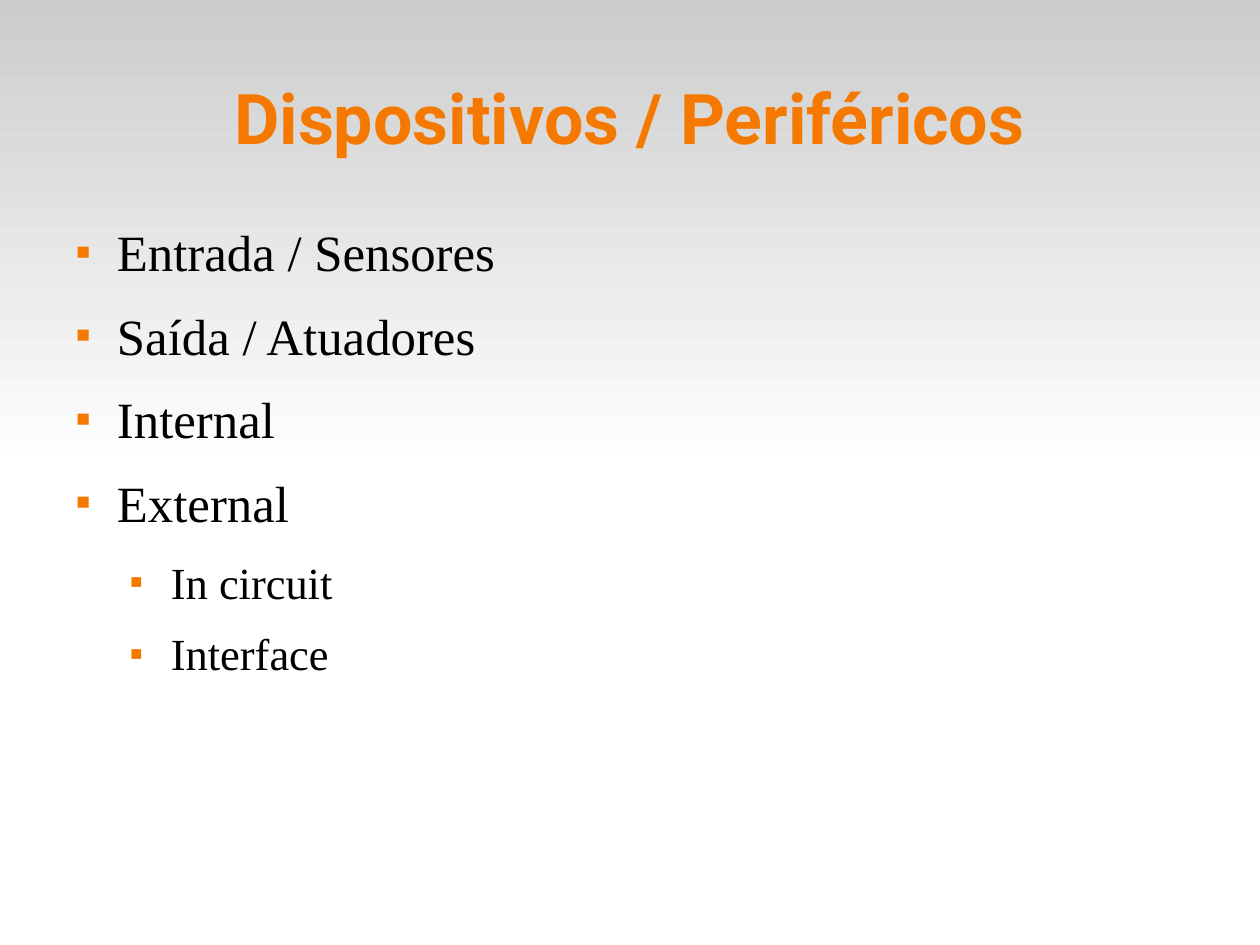
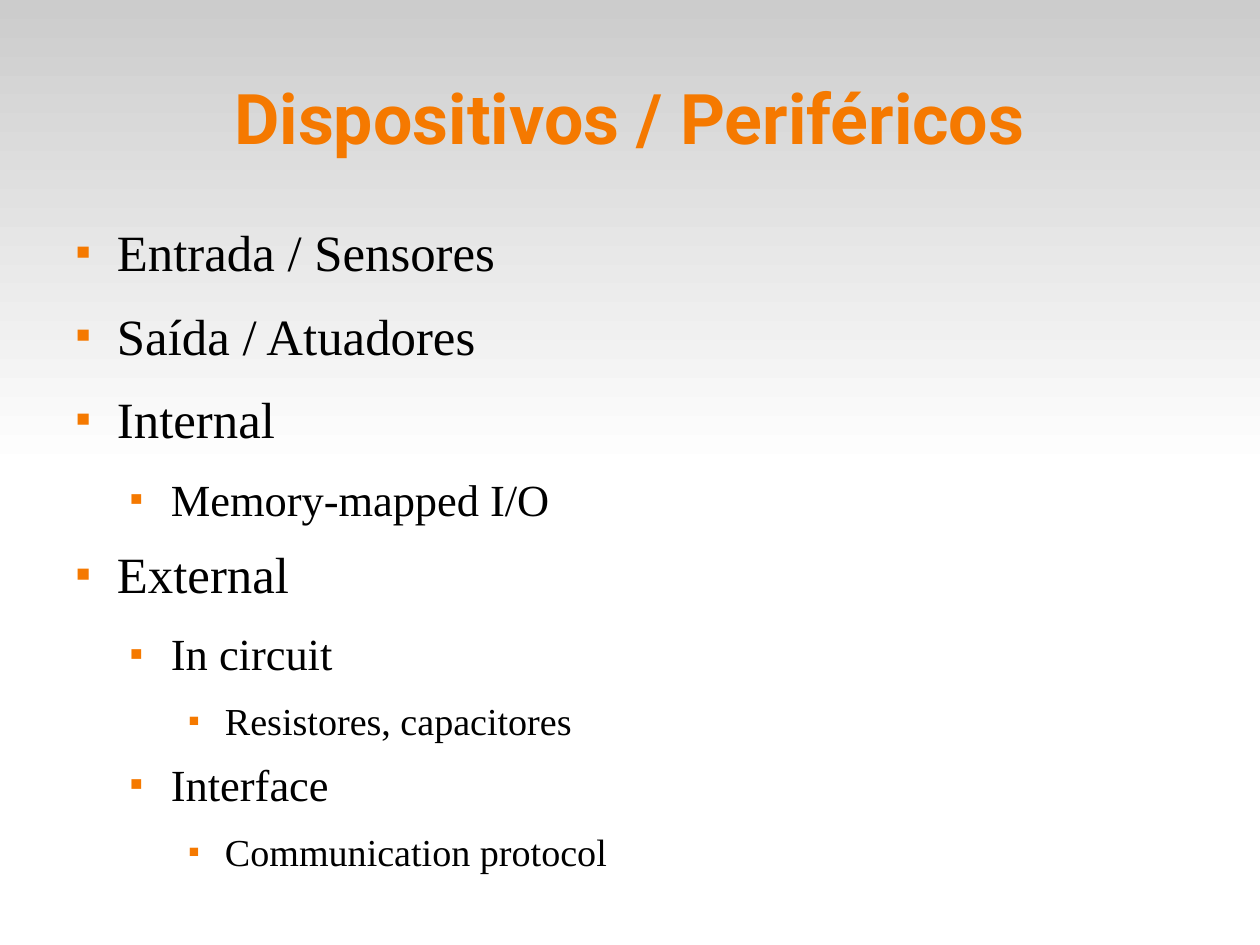
Before and after one commit to fsantanna-uerj/SE, a slide deck: slide 2 of Slides/se-02-perifericos.odp. Drawn at 1260x945 pixels with LibreOffice and Linux fonts; fonts in the diff are those of the drawing. Boxes give left, top, right and bottom in pixels: in the first picture for what was removed or moved away, otherwise in the second. Text is boxed around its words. In the diff, an @@ line names an element or a change of style, - is before the commit and + after.

Commit message:
(*) corrige ultimo commit

```diff
--- a/Slides/se-02-perifericos.odp
+++ b/Slides/se-02-perifericos.odp
@@ text at [171, 485, 549, 524]: paragraph added @@
+  ■ Memory-mapped I/O
@@ text at [225, 710, 571, 743]: paragraph added @@
+    ■ Resistores, capacitores
@@ text at [225, 839, 607, 874]: paragraph added @@
+    ■ Communication protocol
```
